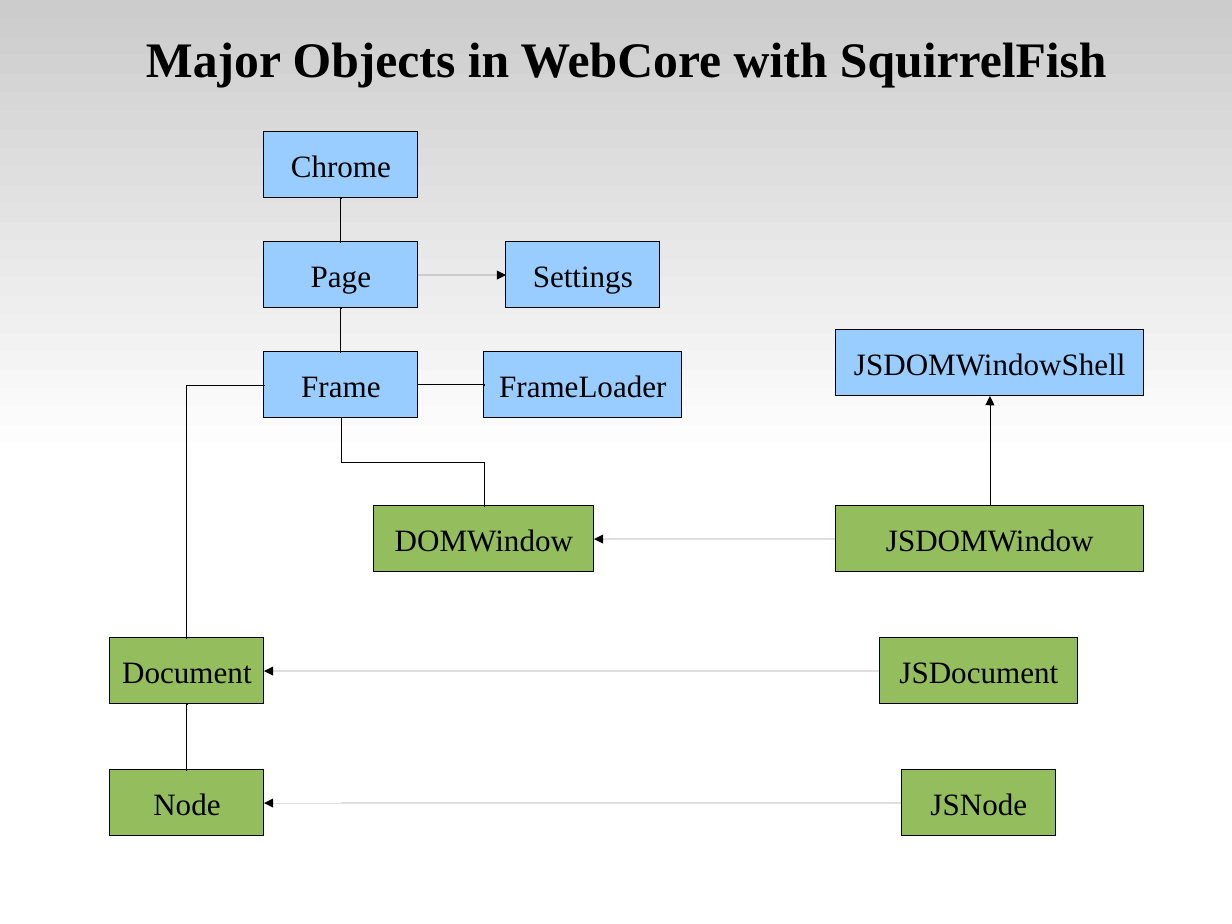
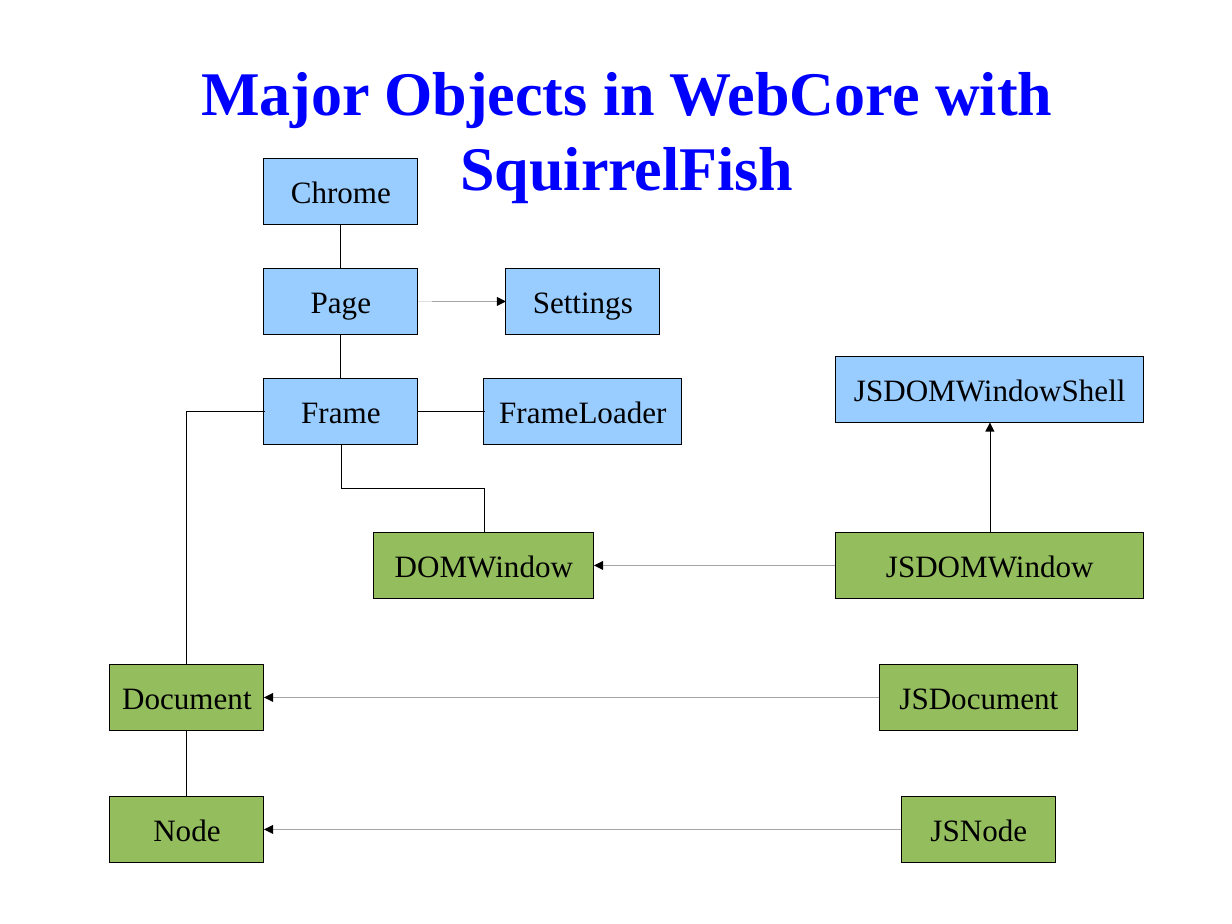
Before and after one commit to tsaicw/browser_research, a slide deck: slide 23 of WebKit/WebKit.odp. Drawn at 1232x924 pixels with LibreOffice and Linux fonts; fonts in the diff are those of the drawing; background and template pictures are left out. Boxes give left, top, right and bottom in pixels: in the first picture for what was removed or moved away, otherwise in the second. Text is boxed around its words. In the diff, an @@ line names an element or a change of style, - is before the commit and + after.

Commit message:
[WebKit]   Change the presentation's theme.   Modify the "Table of Contents".   Change "Http Protocol" page to "Network Communication" page.   Add "Major Classes for Loading" page.

```diff
--- a/WebKit/WebKit.odp
+++ b/WebKit/WebKit.odp
@@ rectangle removed at box(0, 0, 1232, 462) @@
@@ text "Major Objects in WebCore with ...": place and size @@
-text "Major Objects in WebCore with ..." at box(146, 42, 1107, 87)
+text "Major Objects in WebCore with ..." at box(201, 72, 1052, 202)
@@ text "Major Objects in WebCore with ..." at box(201, 72, 1052, 202): size 32 to 40 pt, text colour #000000 to #0000FF @@
@@ 12 rectangles, 6 elbow lines, 4 arrows, 1 elbow arrow: place and size @@
-12 rectangles, 6 elbow lines, 4 arrows, 1 elbow arrow at box(110, 132, 1145, 836)
+12 rectangles, 6 elbow lines, 4 arrows, 1 elbow arrow at box(110, 159, 1145, 863)
```
Also in this commit, not shown: 60 other slides changed, 2 slides added, 1 slide removed.
